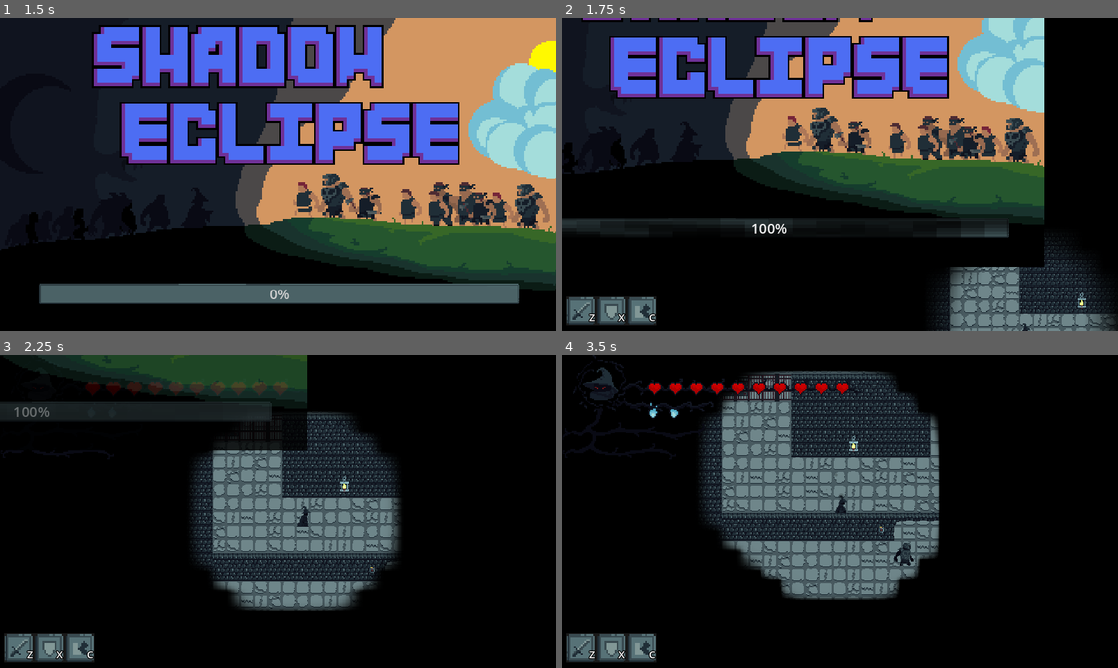
Above: before the commit, frames 1-4 (two rows, left to right).
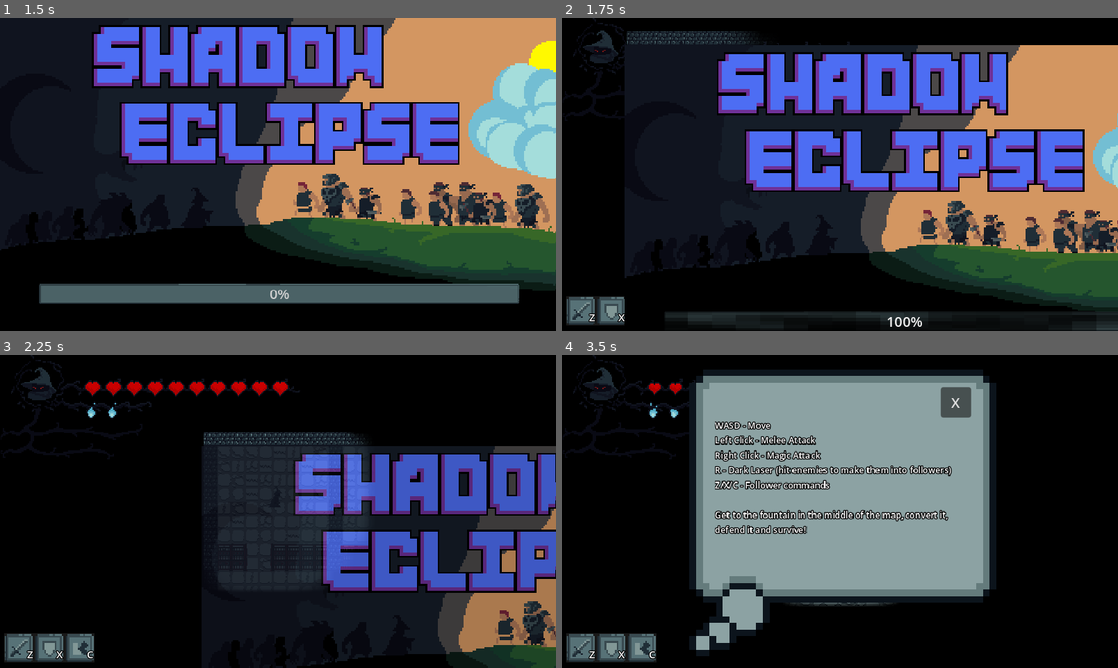
Above: after the commit, the same moments.

Repository: vyxul/Shadow-Eclipse
Game: Godot game, scene res://GameFiles/Scenes/Menu/StartScreen.tscn
The game is run twice, just before and just after one commit, with the same random seed, the same clock (stepped at 60 frames per second) and the same inputs.
Inputs (mouse positions are in pixels of both pictures, inside the frame that each line leads up to):
- Up to frame 1 (1.5 s): click (50, 309) at 0.5 s; click (50, 309) at 1.25 s
- Up to frame 2 (1.75 s): no input
- Up to frame 3 (2.25 s): move the mouse to (116, 408) at 2.02 s; hold D (right) from 2.03 s (still down); tap C (c) at 2.1 s
- Up to frame 4 (3.5 s): tap R (r) at 2.3, 2.85 s; move the mouse to (917, 586) at 2.77 s; release D (right) at 2.78 s; hold S (down) from 2.78 s (still down); tap X (x) at 3.05 s

Frame 1 is identical in both runs. In frame 2, 68% of the frame differs, in the area x 0-100%, y 0-100%; in frame 3, 46%; in frame 4, 41%.

Commit message:
Added message boxes

Diff:
--- a/GameFiles/Scenes/Levels/Prison/PrisonLevel.tscn
+++ b/GameFiles/Scenes/Levels/Prison/PrisonLevel.tscn
@@ -1,10 +1,11 @@
-[gd_scene load_steps=18 format=3 uid="uid://oticknl55wsx"]
+[gd_scene load_steps=22 format=3 uid="uid://oticknl55wsx"]
 
 [ext_resource type="PackedScene" uid="uid://cfngkauom0ub5" path="res://GameFiles/Game Objects/Characters/Player/player_camera_2d.tscn" id="1_8rapg"]
 [ext_resource type="PackedScene" uid="uid://cf2x6amj6vpyd" path="res://GameFiles/Game Objects/Characters/Player/player.tscn" id="1_r4tet"]
 [ext_resource type="Script" path="res://GameFiles/Scenes/Levels/Prison/PrisonLevel.gd" id="1_s4q4f"]
 [ext_resource type="Texture2D" uid="uid://dqnldd5is4tei" path="res://GameFiles/Assets/Art/World Objects/Light.png" id="2_e6brk"]
 [ext_resource type="PackedScene" uid="uid://dimxkh5vbaxfx" path="res://GameFiles/Game Objects/Characters/NPC/bandit.tscn" id="3_f07v3"]
+[ext_resource type="PackedScene" uid="uid://du3x50xnitg3j" path="res://GameFiles/Scenes/Levels/message_box_area_2d.tscn" id="5_ej2y2"]
 [ext_resource type="PackedScene" uid="uid://41gmpj5u34w8" path="res://GameFiles/Game Objects/Fountain/Fountain.tscn" id="5_lghrh"]
 [ext_resource type="PackedScene" uid="uid://dsvwi6p7idd3a" path="res://GameFiles/Scenes/UI/player_resource_bars.tscn" id="5_prfgb"]
 [ext_resource type="PackedScene" uid="uid://btwm4ktyr5y1r" path="res://GameFiles/Game Objects/Characters/NPC/soldier/soldier.tscn" id="6_a5e83"]
@@ -16,6 +17,13 @@
 [ext_resource type="AudioStream" uid="uid://b4wtokr32rfdw" path="res://GameFiles/Assets/Sound/Music/prison_music_euro.mp3" id="10_tga01"]
 [ext_resource type="AudioStream" uid="uid://bvl35ktr0y32s" path="res://GameFiles/Assets/Sound/Music/drive.mp3" id="11_hbwtu"]
 [ext_resource type="PackedScene" uid="uid://c8mwsf2f6ora0" path="res://GameFiles/Scenes/UI/follower_command_ui.tscn" id="11_hk7a0"]
+[ext_resource type="PackedScene" uid="uid://cerxx3pjdftcx" path="res://GameFiles/Scenes/UI/message_ui.tscn" id="14_njlwh"]
+
+[sub_resource type="RectangleShape2D" id="RectangleShape2D_rgnaw"]
+size = Vector2(126, 32)
+
+[sub_resource type="RectangleShape2D" id="RectangleShape2D_0qytq"]
+size = Vector2(547, 544)
 
 [sub_resource type="CanvasItemMaterial" id="CanvasItemMaterial_htn7o"]
 blend_mode = 3
@@ -54,6 +62,33 @@
 
 [node name="Entities" type="Node2D" parent="."]
 
+[node name="MessageBoxes" type="Node2D" parent="Entities"]
+z_index = 20
+
+[node name="SpawnMessageBox" parent="Entities/MessageBoxes" instance=ExtResource("5_ej2y2")]
+message_to_display = "WASD - Move
+Left Click - Melee Attack
+Right Click - Magic Attack
+R - Dark Laser (hit enemies to make them into followers)
+Z/X/C - Follower commands
+
+Get to the fountain in the middle of the map, convert it, defend it and survive!"
+message_display_time = 15.0
+
+[node name="CollisionShape2D" type="CollisionShape2D" parent="Entities/MessageBoxes/SpawnMessageBox"]
+position = Vector2(82, 128)
+shape = SubResource("RectangleShape2D_rgnaw")
+debug_color = Color(0.0352941, 0.65098, 0, 0.419608)
+
+[node name="FountainMessageBox" parent="Entities/MessageBoxes" instance=ExtResource("5_ej2y2")]
+message_to_display = "Convert the fountain by using your dark laser (R)"
+message_close_on_timer = true
+
+[node name="CollisionShape2D" type="CollisionShape2D" parent="Entities/MessageBoxes/FountainMessageBox"]
+position = Vector2(769.5, 752)
+shape = SubResource("RectangleShape2D_0qytq")
+debug_color = Color(0.156863, 0.643137, 0, 0.419608)
+
 [node name="Flags" type="Node2D" parent="Entities" groups=["flags"]]
 z_index = 6
 y_sort_enabled = true
@@ -65,7 +100,7 @@
 y_sort_enabled = true
 
 [node name="bandit" parent="Entities/NPC" instance=ExtResource("3_f07v3")]
-position = Vector2(140, 228)
+position = Vector2(201, 460)
 
 [node name="bandit2" parent="Entities/NPC" instance=ExtResource("3_f07v3")]
 position = Vector2(201, 326)
@@ -142,7 +177,7 @@
 [node name="Player" parent="." instance=ExtResource("1_r4tet")]
 top_level = true
 y_sort_enabled = true
-position = Vector2(615, 448)
+position = Vector2(65, 69)
 
 [node name="UI" type="Control" parent="."]
 layout_mode = 3
@@ -163,6 +198,9 @@
 
 [node name="FollowerCommandUI" parent="UI" instance=ExtResource("11_hk7a0")]
 
+[node name="MessageUI" parent="UI" instance=ExtResource("14_njlwh")]
+visible = false
+
 [node name="Fountain" parent="." instance=ExtResource("5_lghrh")]
 y_sort_enabled = true
 position = Vector2(770, 752)
@@ -170,7 +208,7 @@
 
 [node name="Fog" type="Sprite2D" parent="."]
 top_level = true
-z_index = 11
+z_index = 12
 material = SubResource("CanvasItemMaterial_htn7o")
 position = Vector2(0, -16)
 centered = false
--- /dev/null
+++ b/GameFiles/Scenes/Levels/message_box_area_2d.gd
@@ -0,0 +1,25 @@
+extends Area2D
+
+
+@export_multiline var message_to_display: String = "Message Here"
+@export var message_display_time: float = 5
+@export var message_display_count: int = 1
+@export var message_close_on_timer: bool = false
+
+var message_ui: MessageUI
+
+var current_display_count: int = 0
+
+
+func _ready():
+	message_ui = get_tree().get_first_node_in_group("messageui") as MessageUI
+
+
+func _on_body_entered(body):
+	if body is Player:
+		if current_display_count < message_display_count:
+			message_ui.set_display_message(message_to_display)
+			message_ui.set_close_on_timer(message_close_on_timer)
+			message_ui.set_display_time(message_display_time)
+			message_ui.appear()
+			current_display_count += 1
--- /dev/null
+++ b/GameFiles/Scenes/Levels/message_box_area_2d.tscn
@@ -0,0 +1,11 @@
+[gd_scene load_steps=2 format=3 uid="uid://du3x50xnitg3j"]
+
+[ext_resource type="Script" path="res://GameFiles/Scenes/Levels/message_box_area_2d.gd" id="1_4o06o"]
+
+[node name="MessageBoxArea2D" type="Area2D"]
+collision_layer = 0
+collision_mask = 2
+monitorable = false
+script = ExtResource("1_4o06o")
+
+[connection signal="body_entered" from="." to="." method="_on_body_entered"]
--- /dev/null
+++ b/GameFiles/Scenes/UI/message_ui.gd
@@ -0,0 +1,51 @@
+extends CanvasLayer
+class_name MessageUI
+
+@onready var timer = $Timer
+@onready var color_rect = $ColorRect
+@onready var label = $ColorRect/MarginContainer/ScrollContainer/Label
+@onready var close_button = $ColorRect/CloseButton
+@onready var sprite_2d = $Sprite2D
+
+var message_close_on_timer: bool = false
+var message_display_time: float
+var message_to_display: String
+
+
+func appear():
+	if message_close_on_timer:
+		timer.wait_time = message_display_time
+		timer.start()
+
+	visible = true
+	color_rect.visible = true
+	close_button.disabled = false
+	sprite_2d.visible = true
+
+
+func disappear():
+	color_rect.visible = false
+	close_button.disabled = true
+	sprite_2d.visible = false
+
+
+
+func set_close_on_timer(value: bool):
+	message_close_on_timer = value
+
+
+func set_display_time(num: float):
+	message_display_time = num
+
+
+func set_display_message(msg: String):
+	message_to_display = msg
+	label.text = message_to_display
+
+
+func _on_timer_timeout():
+	disappear()
+
+
+func _on_close_button_pressed():
+	disappear()
--- /dev/null
+++ b/GameFiles/Scenes/UI/message_ui.tscn
@@ -0,0 +1,69 @@
+[gd_scene load_steps=3 format=3 uid="uid://cerxx3pjdftcx"]
+
+[ext_resource type="Script" path="res://GameFiles/Scenes/UI/message_ui.gd" id="1_ojpc8"]
+[ext_resource type="Texture2D" uid="uid://bd4bg80ubblap" path="res://GameFiles/Assets/Art/UI/Buttons/ui_buttons_and_stuff.png" id="2_dur3l"]
+
+[node name="MessageUI" type="CanvasLayer" groups=["messageui"]]
+process_mode = 3
+script = ExtResource("1_ojpc8")
+
+[node name="Timer" type="Timer" parent="."]
+
+[node name="Sprite2D" type="Sprite2D" parent="."]
+self_modulate = Color(0.596078, 0.682353, 0.698039, 1)
+position = Vector2(323.3, 181.5)
+scale = Vector2(7.675, 7.675)
+texture = ExtResource("2_dur3l")
+region_enabled = true
+region_rect = Rect2(161, 1, 46, 43)
+
+[node name="ColorRect" type="ColorRect" parent="."]
+self_modulate = Color(1, 1, 1, 0)
+offset_left = 160.0
+offset_top = 58.0
+offset_right = 480.0
+offset_bottom = 248.0
+color = Color(0.443137, 0.443137, 0.443137, 0.8)
+
+[node name="MarginContainer" type="MarginContainer" parent="ColorRect"]
+layout_mode = 1
+anchors_preset = 15
+anchor_right = 1.0
+anchor_bottom = 1.0
+grow_horizontal = 2
+grow_vertical = 2
+theme_override_constants/margin_left = 16
+theme_override_constants/margin_top = 16
+theme_override_constants/margin_right = 16
+theme_override_constants/margin_bottom = 16
+
+[node name="ScrollContainer" type="ScrollContainer" parent="ColorRect/MarginContainer"]
+layout_mode = 2
+
+[node name="Label" type="Label" parent="ColorRect/MarginContainer/ScrollContainer"]
+custom_minimum_size = Vector2(288, 148)
+layout_mode = 2
+theme_override_colors/font_color = Color(1, 1, 1, 1)
+theme_override_colors/font_outline_color = Color(0, 0, 0, 1)
+theme_override_constants/outline_size = 4
+theme_override_font_sizes/font_size = 10
+text = "WASD - Move
+Left Click - Melee Attack
+Right Click - Magic Attack
+R - Dark Laser (hit enemies to make them into followers
+Z/X/C - Follower commands
+
+Get to the fountain in the middle of the map, convert it, defend it and survive!"
+autowrap_mode = 2
+
+[node name="CloseButton" type="Button" parent="ColorRect"]
+layout_mode = 0
+offset_left = 276.0
+offset_top = -21.0
+offset_right = 311.0
+offset_bottom = 14.0
+disabled = true
+text = "X"
+
+[connection signal="timeout" from="Timer" to="." method="_on_timer_timeout"]
+[connection signal="pressed" from="ColorRect/CloseButton" to="." method="_on_close_button_pressed"]
